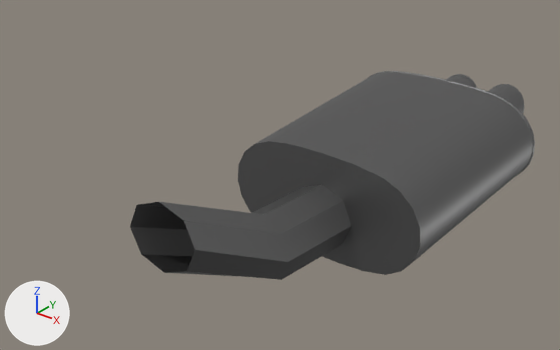
One commit to the Blender file content/cars/nissan_rs13/exhaust_oem.blend: the scene before it, then after it.
Rendered twice from a camera (50 mm lens) standing at (1.015, 0.988, 0.537) and looking at (0.418, 1.733, 0.075). The lights are fixed; the arrows at lower left show +X, +Y and +Z.

Objects in the first picture: 'Exhaust'.
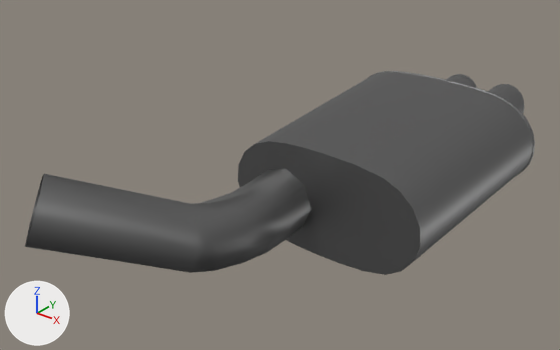
Commit message: Fix of incoming pipe of exhaust_oem

Where the change shows, as pixel boxes [x1, y1, x2, y2] in the pictures (560 x 350 px):
```json
{"object": "Exhaust", "change": "reshaped", "before": [130, 71, 535, 280], "after": [25, 71, 535, 275], "on screen": "26% wider"}
{"part": 1, "of": "me_exhaust", "change": "built on", "before": [130, 185, 351, 280], "after": [25, 169, 311, 273]}
```

Scene script edits in JSON lines:
```json
{"block": "me_exhaust", "where": "# used by ob_exhaust; location = (0.0, 0.0, 0.0); rotation_euler = (1.571, 0.0, 3.142), in degrees (90, 0, 180)"}
{"op": "remove", "block": "me_exhaust", "code": "me_exhaust.from_pydata(...)  # 1337 vertices, 1950 faces; spans x -0.664..-0.355, y -0.005..0.159, z 1.466..2.175"}
{"op": "add", "block": "me_exhaust", "code": "me_exhaust.from_pydata(...)  # 1369 vertices, 1974 faces; spans x -0.664..-0.285, y -0.005..0.162, z 1.385..2.175"}
{"block": "me_exhaust", "change": "me_exhaust part 1"}
{"block": "me_exhaust", "change": "8 vertices are removed from x -0.51..-0.421, y 0.069..0.158, z 1.466..1.477"}
{"block": "me_exhaust", "change": "16 faces are deleted"}
{"block": "me_exhaust", "change": "16 vertices move from x -0.569..-0.452, y 0.005..0.107, z 1.598..1.797 to x -0.504..-0.403, y 0.011..0.128, z 1.661..1.86"}
{"block": "me_exhaust", "change": "40 vertices are added at x -0.487..-0.285, y 0.007..0.162, z 1.385..1.648"}
{"block": "me_exhaust", "change": "40 new faces join them"}
```
